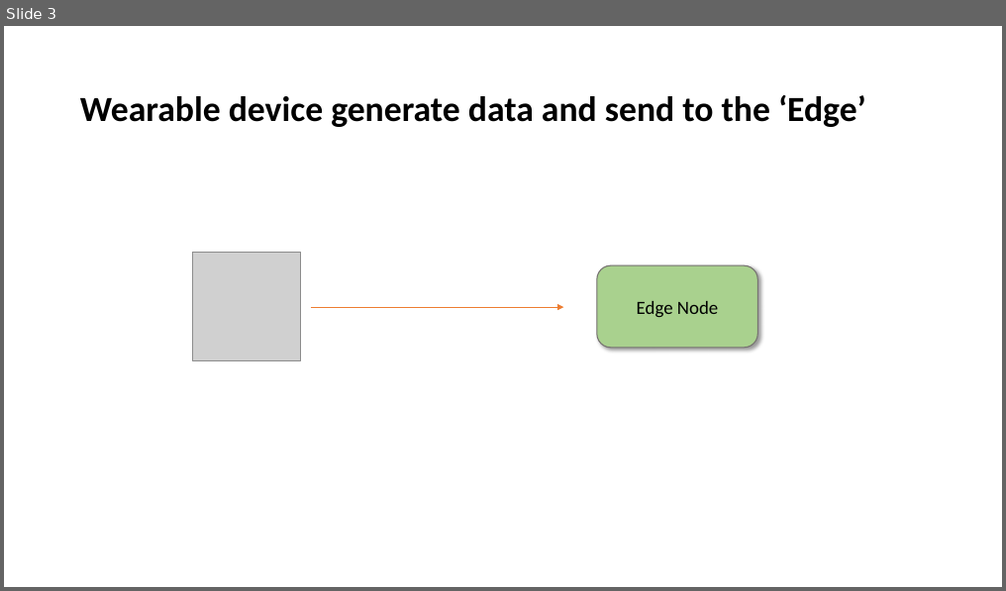
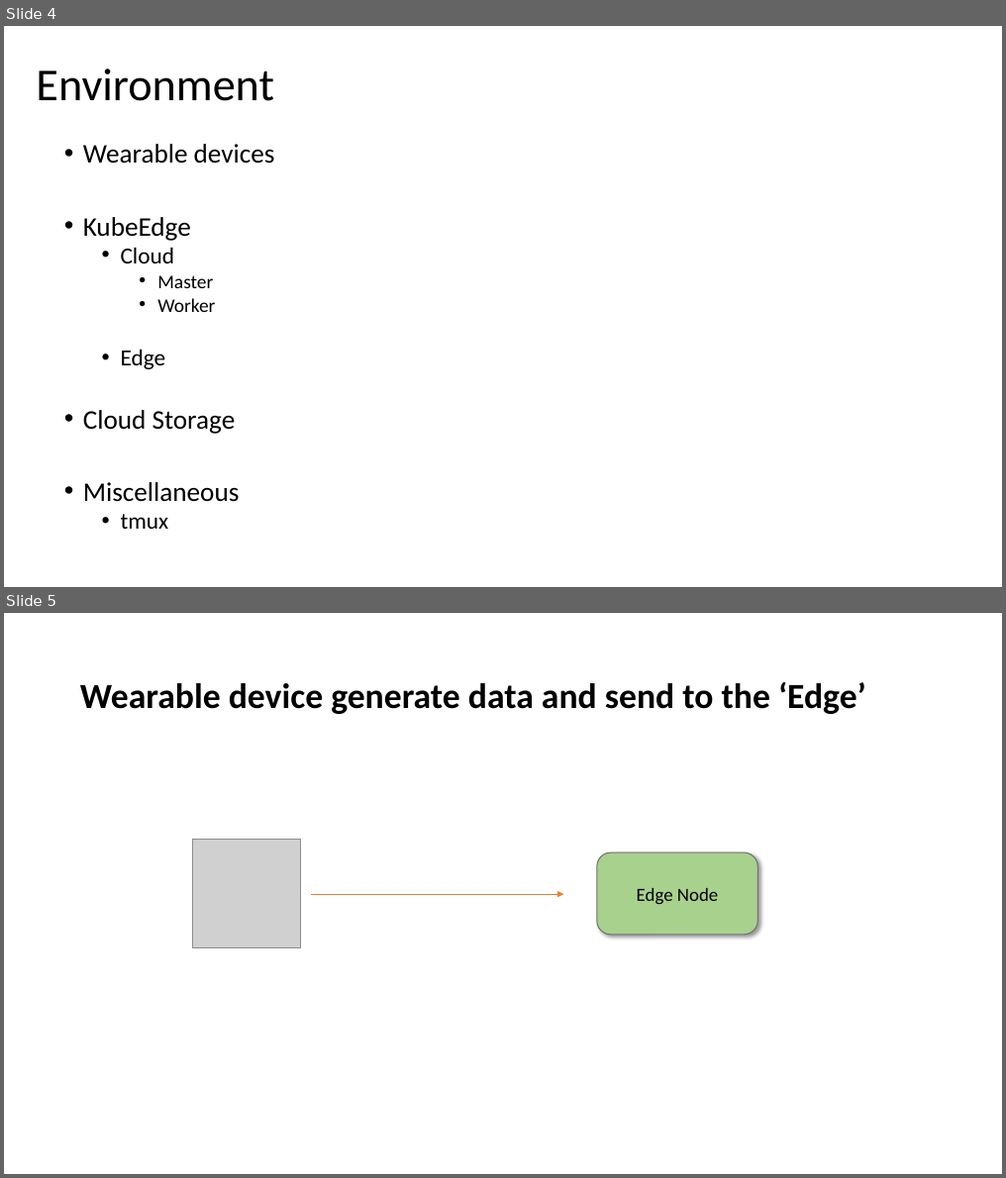
Before and after one commit to pdgetrf/fw_intern_2022, a slide deck: docs/architecture.pptx. Shown one above the other, each under a label of ours: slide 3 before the commit, slides 4 and 5 after it. The pictures are 1006x591 and 1006x1178 pixels, drawn with LibreOffice and Linux fonts; fonts in the diff are those of the drawing; grey boxes stand for pictures. Boxes give left, top, right and bottom in pixels: in the first picture for what was removed or moved away, otherwise in the second. Text is boxed around its words. In the diff, an @@ line names an element or a change of style, - is before the commit and + after.

```diff
--- a/docs/architecture.pptx
+++ b/docs/architecture.pptx
@@ slide 4 added at [4,26,1002,587], background #FFFFFF @@
@@ title added at [36,69,274,101], 44 pt, text #000000 @@
+Environment
@@ text added at [83,144,275,529], 25.9 pt, text #000000 @@
+• Wearable devices
+• KubeEdge
+  • Cloud
+    • Master
+    • Worker
+  • Edge
+• Cloud Storage
+• Miscellaneous
+  • tmux
@@ what was slide 3 is now slide 5 @@
```
Also in this commit, not shown: 1 slide changed, 5 other slides added, 1 slide removed.
